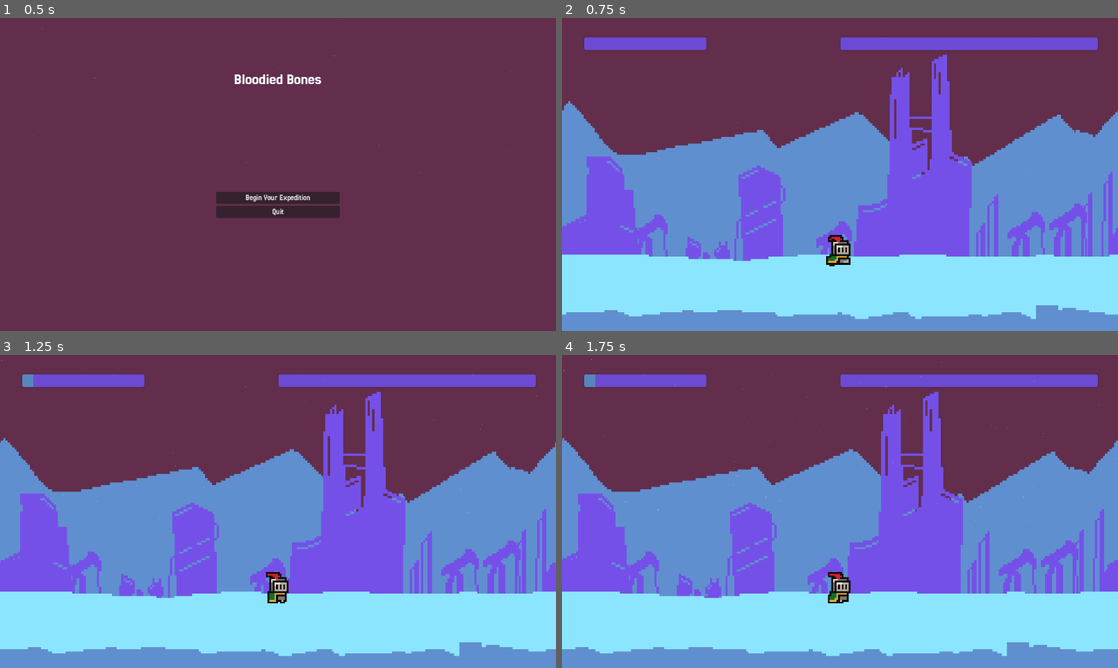
Above: before the commit, frames 1-4 (two rows, left to right).
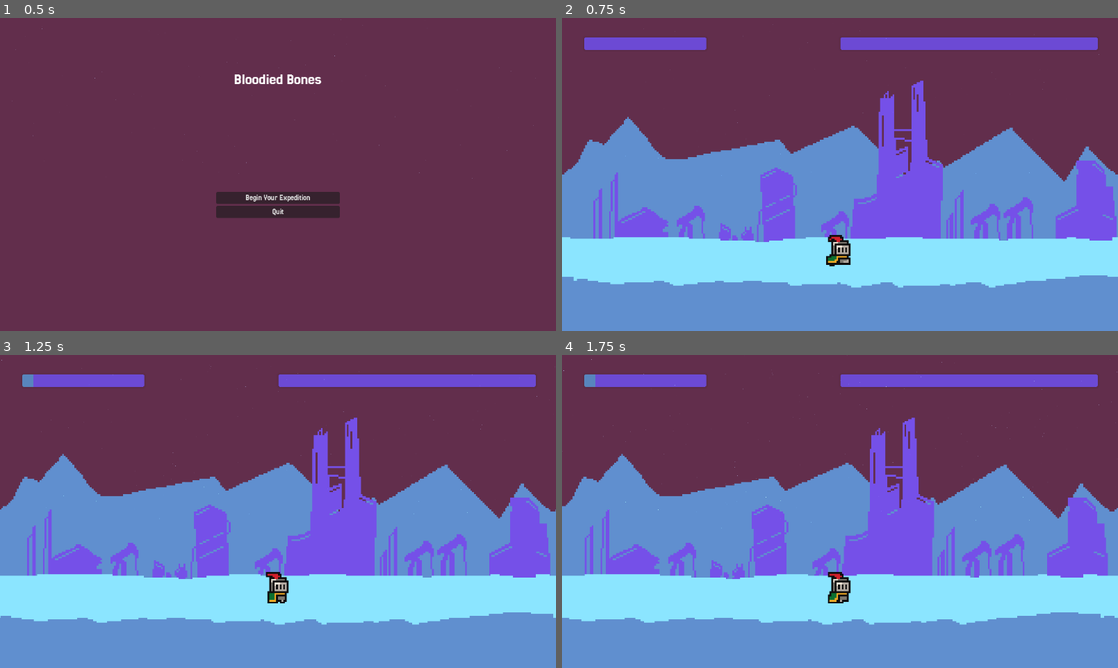
Above: after the commit, the same moments.

Repository: Mightysmallfry/BonesAndBullets
Game: Godot game, scene res://Menus/main_menu.tscn
The game is run twice, just before and just after one commit, with the same random seed, the same clock (stepped at 60 frames per second) and the same inputs.
Inputs (mouse positions are in pixels of both pictures, inside the frame that each line leads up to):
- Up to frame 1 (0.5 s): no input
- Up to frame 2 (0.75 s): click "Begin Your Expedition" at 0.5 s
- Up to frame 3 (1.25 s): no input
- Up to frame 4 (1.75 s): tap Enter at 1.25 s; move the mouse to (962, 495) at 1.27 s; click (962, 495) at 1.42 s

Frame 1 is identical in both runs. In frame 2, 31% of the frame differs, in the area x 0-100%, y 11-97%; in frame 3, 31%; in frame 4, 31%.

Commit message:
Commented out ScaleSpriteToScreen script

Diff:
--- a/World/ScaleSpriteToScreen.gd
+++ b/World/ScaleSpriteToScreen.gd
@@ -4,8 +4,8 @@
 # Called when the node enters the scene tree for the first time.
 func _ready() -> void:
 
-	get_viewport().connect("size_changed", Callable(self, "_on_viewport_resized"))
-	update_scale()
+	#get_viewport().connect("size_changed", Callable(self, "_on_viewport_resized"))
+	#update_scale()
 
 	pass # Replace with function body.
 
--- a/World/parallax_manager.gd
+++ b/World/parallax_manager.gd
@@ -18,7 +18,7 @@
 
 
 # Called every frame. 'delta' is the elapsed time since the previous frame.
-func _process(delta: float) -> void:
+func _process(_delta: float) -> void:
 
 	background.scroll_offset.x -= parallaxSpeed * backgroundScrollScale
 	foliage.scroll_offset.x -= parallaxSpeed * foliageScrollScale
